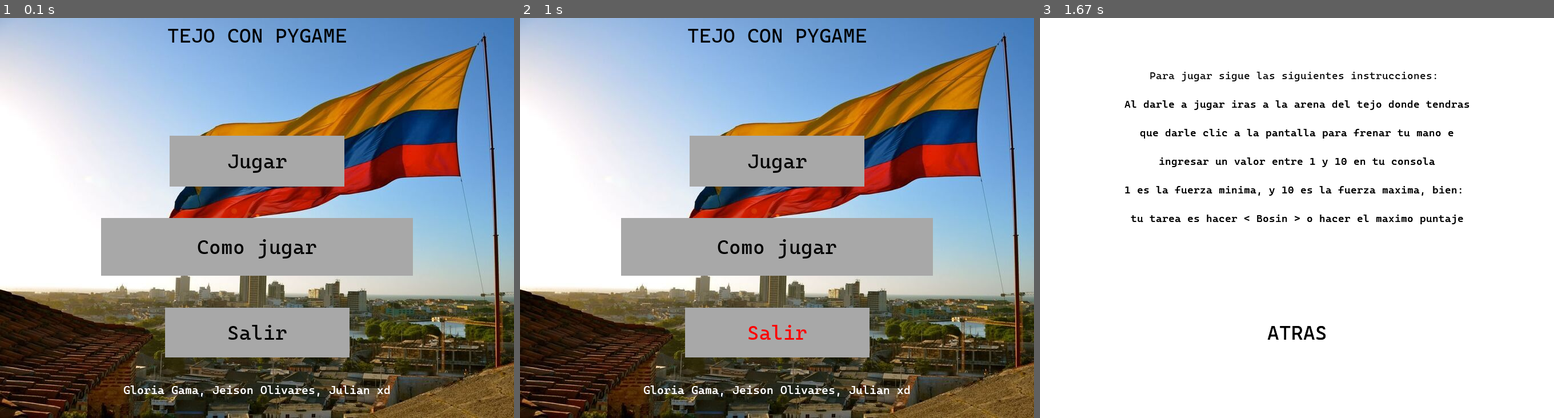
Above: before the commit, frames 1-3 (left to right).
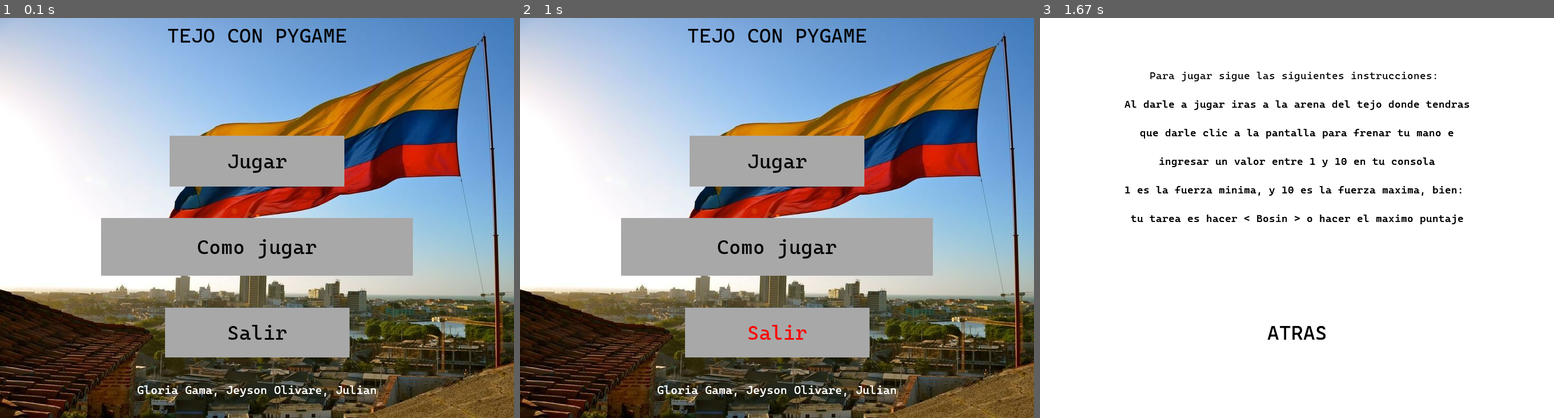
Above: after the commit, the same moments.

Repository: Edier-Gama/PYGAME
Game: pygame game, started from main.py
Two runs of this game, one before a commit and one after it. Both use one fixed random seed, a clock stepped at 60 frames per second and the inputs below.
Inputs (mouse positions are in pixels of both pictures, inside the frame that each line leads up to):
- Up to frame 1 (0.1 s): no input
- Up to frame 2 (1 s): click (777, 218) at 0.38 s; click "ATRAS" at 0.72 s
- Up to frame 3 (1.67 s): click (1137, 158) at 1.05 s; click (1358, 254) at 1.38 s

The runs differ from the first frame. In frame 1, 0.4% of the frame differs, in the area x 24-76%, y 91-95%; in frame 2, 0.4%; in frame 3, nothing differs.

Commit message:
nombres corregidos

Diff:
--- a/main.py
+++ b/main.py
@@ -196,7 +196,7 @@
         QUIT_BUTTON = Button(image=pygame.image.load("assets/Quit Rect.png"), pos=(450, 550),
                             text_input="Salir", font=get_font(35), base_color="black", hovering_color="red")
 
-        CREDITOS = Button(image=None, pos=(450, 650),text_input="Gloria Gama, Jeison Olivares, Julian xd", font=get_font(20), base_color="white", hovering_color="Green")
+        CREDITOS = Button(image=None, pos=(450, 650),text_input="Gloria Gama, Jeyson Olivare, Julian", font=get_font(20), base_color="white", hovering_color="Green")
 
         SCREEN.blit(MENU_TEXT, MENU_RECT)
 
